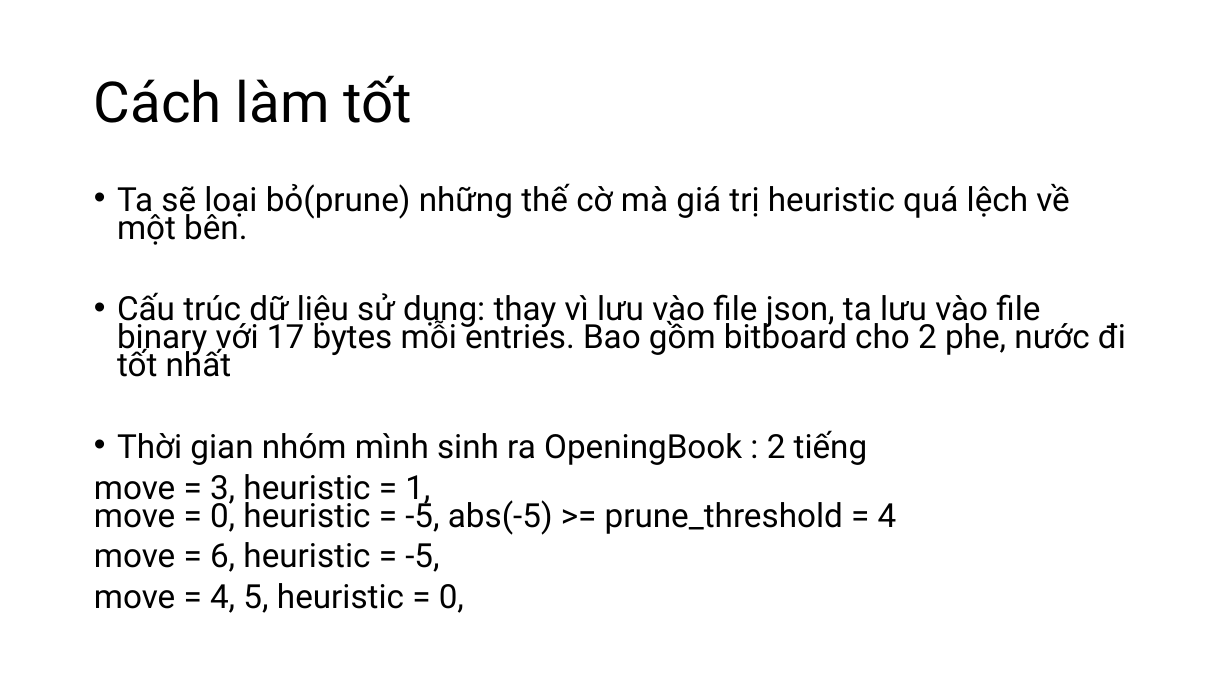
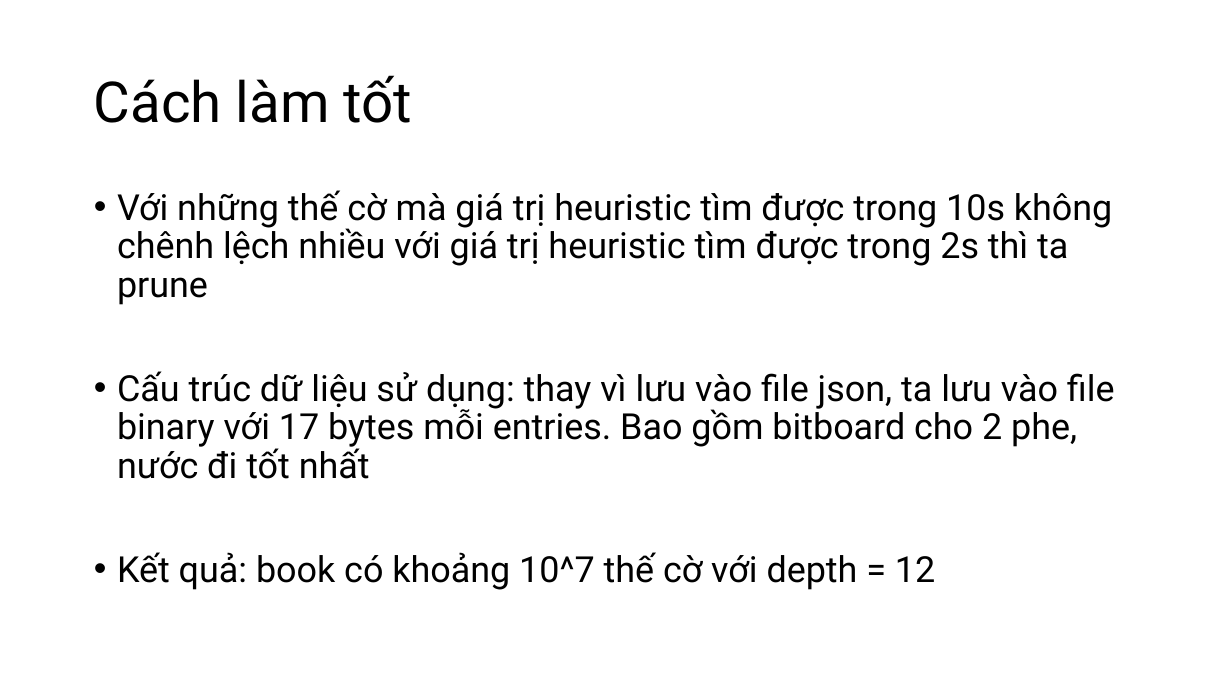
Before and after one commit to Binhbocnc1234/ConnectX---Manh-Nghia-Binh, a slide deck: slide 3 of Slides/OpeningBook.pptx. Drawn at 1232x693 pixels with LibreOffice and Linux fonts; fonts in the diff are those of the drawing. Boxes give left, top, right and bottom in pixels: in the first picture for what was removed or moved away, otherwise in the second. Text is boxed around its words. In the diff, an @@ line names an element or a change of style, - is before the commit and + after.

Commit message:
FixOpeningBook

```diff
--- a/Slides/OpeningBook.pptx
+++ b/Slides/OpeningBook.pptx
@@ text at box(117, 190, 1112, 305): text changed; size 25.9 to 28 pt @@
-• Ta sẽ loại bỏ(prune) những thế cờ mà giá trị heuristic quá lệch về một bên.
+• Với những thế cờ mà giá trị heuristic tìm được trong 10s không chênh lệch nhiều với giá trị heuristic tìm được trong 2s thì ta prune
@@ text at box(117, 371, 1115, 479): size 25.9 to 28 pt in "Cấu trúc dữ liệu sử dụng: thay ..."; line spacing 0.7 to 0.9 @@
@@ text at box(117, 552, 935, 590): text changed; size 25.9 to 28 pt @@
-• Thời gian nhóm mình sinh ra OpeningBook : 2 tiếng
-move = 3, heuristic = 1,
-move = 0, heuristic = -5, abs(-5) >= prune_threshold = 4
-move = 6, heuristic = -5,
-move = 4, 5, heuristic = 0,
+• Kết quả: book có khoảng 10^7 thế cờ với depth = 12
```
Also in this commit, not shown: 3 other slides changed, 41 other files.
